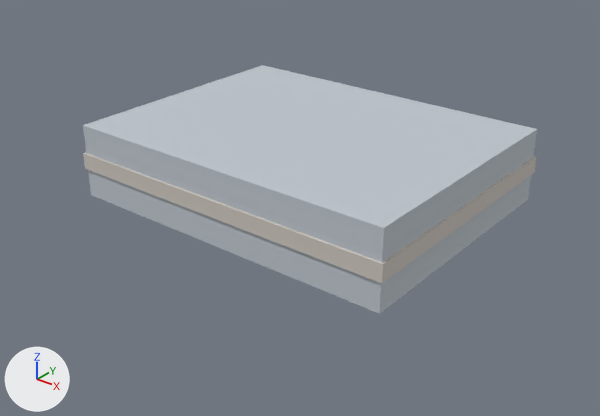
Renders of the glTF model game/assets/objets/cire_plie.glb from each side of a commit.
One viewpoint serves both versions: a 50 mm lens placed at (0.562, -0.719, 0.382), pointed at (0.007, -0.024, -0.048). The lights are fixed; the arrows at lower left show +X, +Y and +Z. The older version comes first.

Objects in the first picture: 'pli', 'toile'.
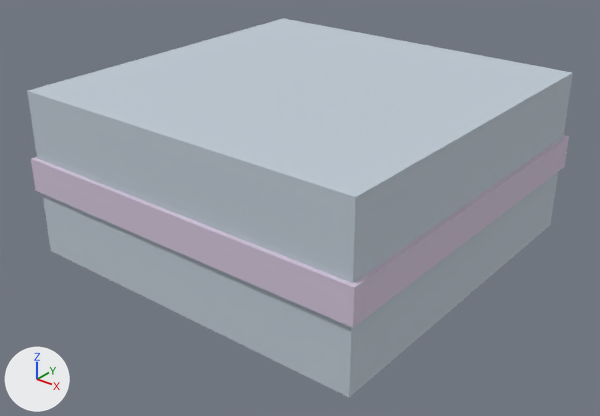
What the commit changed:
Material 'pli' (mat_pli) changes colour from light grey #cec7c0 to pale blue #d3c5da; in linear values from (0.62, 0.573, 0.525) to (0.651, 0.557, 0.698).
me_toile is used by ob_toile; location (0.0, 0.0, -0.045).
me_toile had 8 vertices, 12 faces and spanned x -0.21..0.21, y -0.16..0.16, z 0.0..0.09.
me_toile now has 8 vertices, 12 faces and spans x -0.22..0.22, y -0.22..0.22, z 0.0..0.2.
me_toile part 1: the whole mesh is scaled about the mesh origin by (1.05, 1.38, 2.22).
me_pli is used by ob_pli; location (0.0, 0.0, -0.045).
me_pli had 8 vertices, 12 faces and spanned x -0.213..0.213, y -0.162..0.162, z 0.035..0.055.
me_pli now has 8 vertices, 12 faces and spans x -0.225..0.225, y -0.225..0.225, z 0.08..0.12.
me_pli part 2: the whole mesh is scaled about its middle by (1.06, 1.38, 2), then moved by (0.0, 0.0, 0.055).
Object 'toile' (ob_toile) moves from (0.0, 0.0, -0.045) to (0.0, 0.0, -0.1).
Object 'pli' (ob_pli) moves from (0.0, 0.0, -0.045) to (0.0, 0.0, -0.1).

What differs and where, as boxes (x1, y1, x2, y2) in the pictures (600 x 416 px):
'toile', rescaled (20% wider, 52% taller): before (83, 65, 537, 314); after (27, 18, 573, 397)
'pli', recoloured, rescaled: before (83, 152, 536, 283); after (31, 135, 569, 328)
